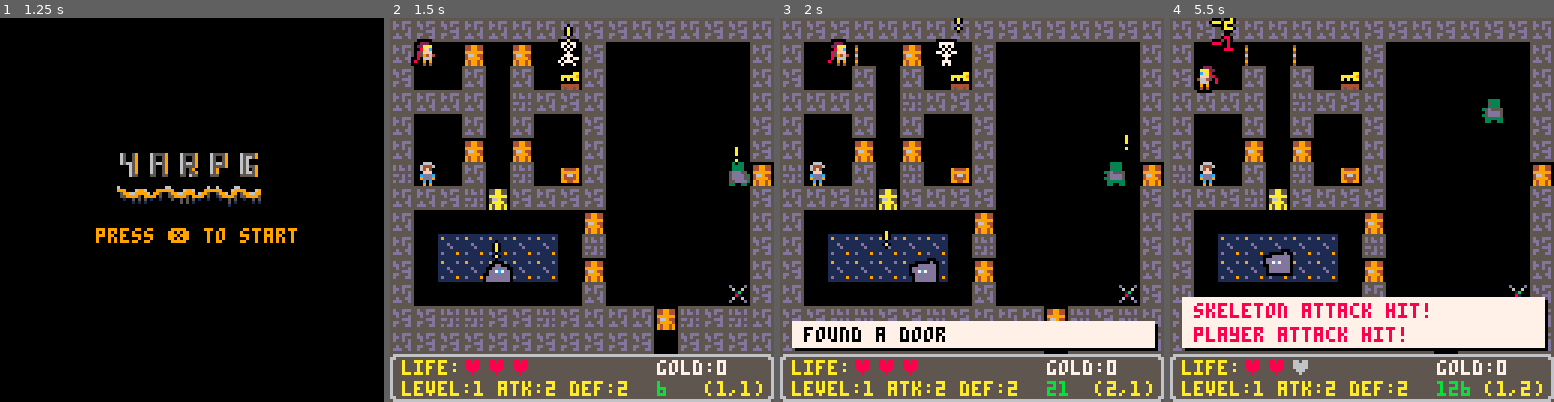
Above: before the commit, frames 1-4 (left to right).
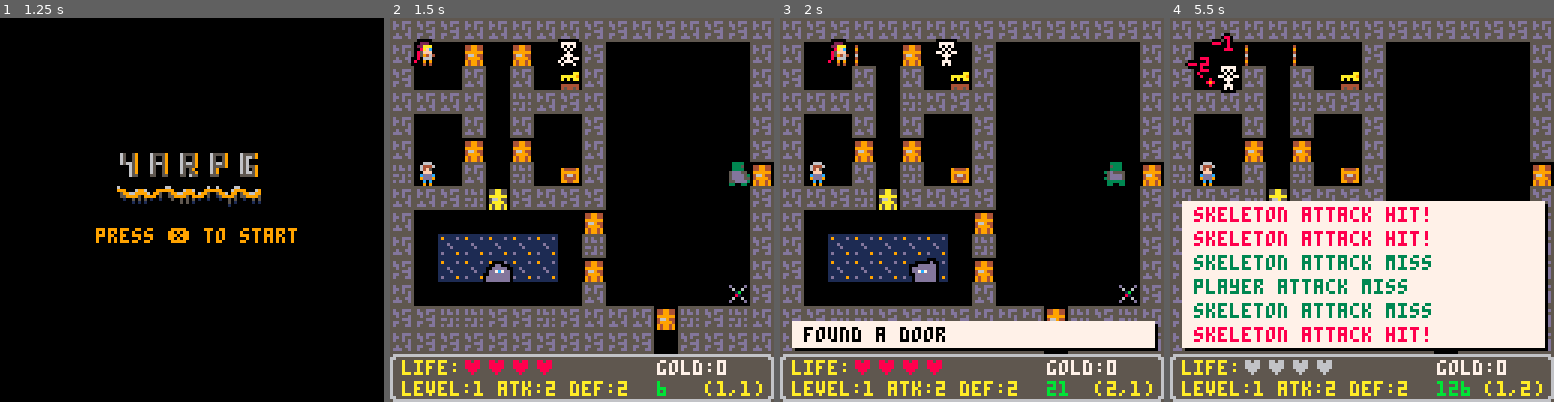
Above: after the commit, the same moments.

Repository: lauripaulo/pico8-games
Game: PICO-8 cartridge pico/yarpg/yarpg.p8
Two runs of this game, one before a commit and one after it. Both use one fixed random seed, a clock stepped at 60 frames per second and the inputs below.
Inputs:
- Up to frame 1 (1.25 s): tap X (X key) at 0.33, 1.07 s
- Up to frame 2 (1.5 s): no input
- Up to frame 3 (2 s): hold Right from 1.6 s (still down); tap X (X key) at 1.85 s
- Up to frame 4 (5.5 s): release Right at 2.1 s; hold Up 2.15-2.42 s; hold Right 2.47-3.03 s; tap X (X key) at 2.97, 4.08, 5.2 s; hold Left 3.08-3.58 s; hold Down 3.63-3.97 s; hold Right 4.02-4.68 s; hold Up 4.73-5.03 s; hold Left from 5.08 s (still down)

Frame 1 is identical in both runs. In frame 2, 0.3% of the frame differs, in the area x 26-91%, y 1-93%; in frame 3, 0.3%; in frame 4, 27%, in the area x 3-99%, y 0-93%.

Commit message:
Enhance player and mob interactions: increase player max HP, add NPC encounters, and improve mob behavior during chases.

Diff:
--- a/pico/yarpg/yarpg.p8
+++ b/pico/yarpg/yarpg.p8
@@ -49,8 +49,8 @@
 		level=1,
 		atack=2,
 		defense=2,
-		maxhp=3,
-		hp=3
+		maxhp=4,
+		hp=4
 	}
 
 	state={
@@ -145,6 +145,8 @@
 				found_key(me.tomx,me.tomy)
 			elseif map_collide(me,3) then
 				found_chest(me.tomx,me.tomy)
+			elseif map_collide(me,5) then
+				found_npc(me.tomx,me.tomy)
 			else
 				sfx(0)
 			end
@@ -204,6 +206,14 @@
 	else
 		-- already looted
 		sfx(0)
+	end
+end
+
+function found_npc(mlx,mly)
+	local npc=mget(mlx,mly)
+	if npc==64 then
+		addmsg("it's dangerous to go alone.",1,12)
+		sfx(4)
 	end
 end
 
@@ -488,13 +498,10 @@
 	if state.spawmobs then
 		mob=newmob(7,1,"skeleton")
 		add(mobs,mob)
-		addflt(mob," !",10)
 		mob=newmob(4,10,"ooze")
 		add(mobs,mob)
-		addflt(mob," !",10)
 		mob=newmob(14,6,"zombie")
 		add(mobs,mob)
-		addflt(mob," !",10)
 		state.spawmobs=false
 	end
 end
@@ -520,18 +527,20 @@
 end
 
 function think(mob)
-	-- 2/3 chance: chase player via bfs
-	if flr(rnd(3))>0 then
-		local step=findpath(
-			mob.mapx,mob.mapy,
-			me.mapx,me.mapy,15)
-		if step then
-			mob.tomx=step.x
-			mob.tomy=step.y
-			return
-		end
+	local step=findpath(
+		mob.mapx,mob.mapy,
+		me.mapx,me.mapy,15)
+	if step then
+		mob.tomx=step.x
+		mob.tomy=step.y
+		if not mob.chasing then
+			addflt(mob," !",10)
+			mob.chasing=true
+		end
+		return
 	end
 	-- 1/3 or unreachable: random wander
+	mob.chasing=false
 	local valid={}
 	for ds in all(directions) do
 		mob.tomx=ds[1]+mob.mapx
@@ -564,7 +573,8 @@
 		flipx=false,
 		moving=false,
 		pxmoved=0,
-		id=mobid
+		id=mobid,
+		chasing=false
 	}
 	if typ=="ooze" then
 		mob.sprs={201,202,203}
